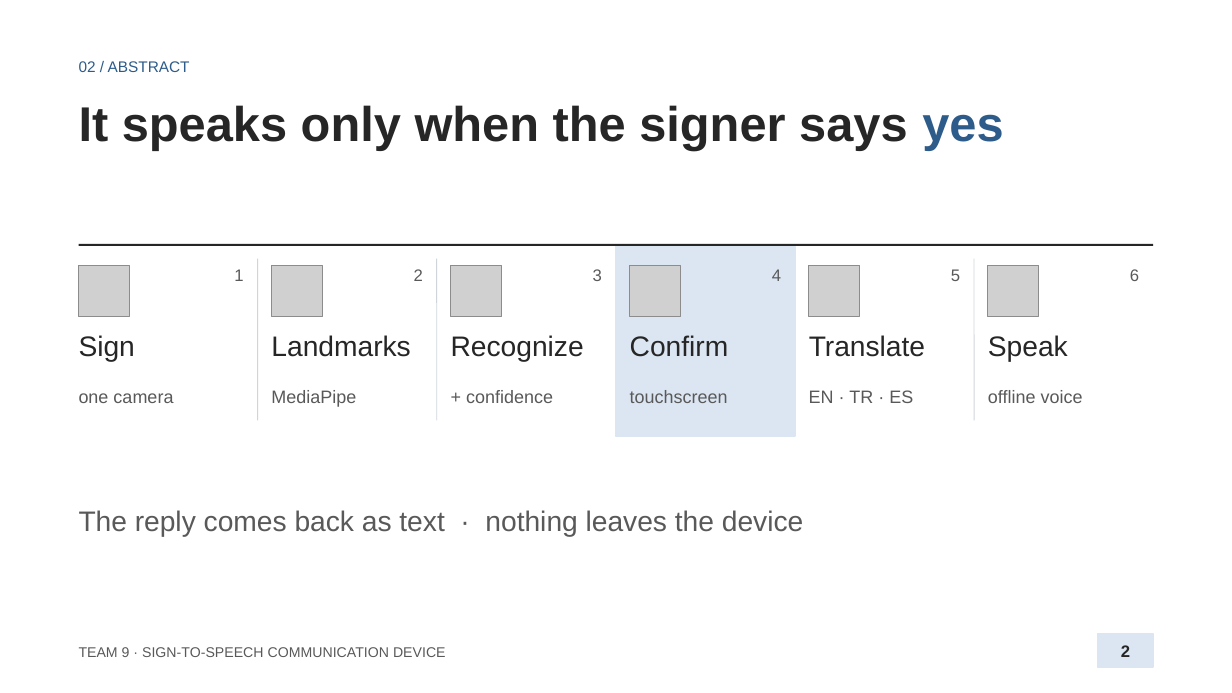
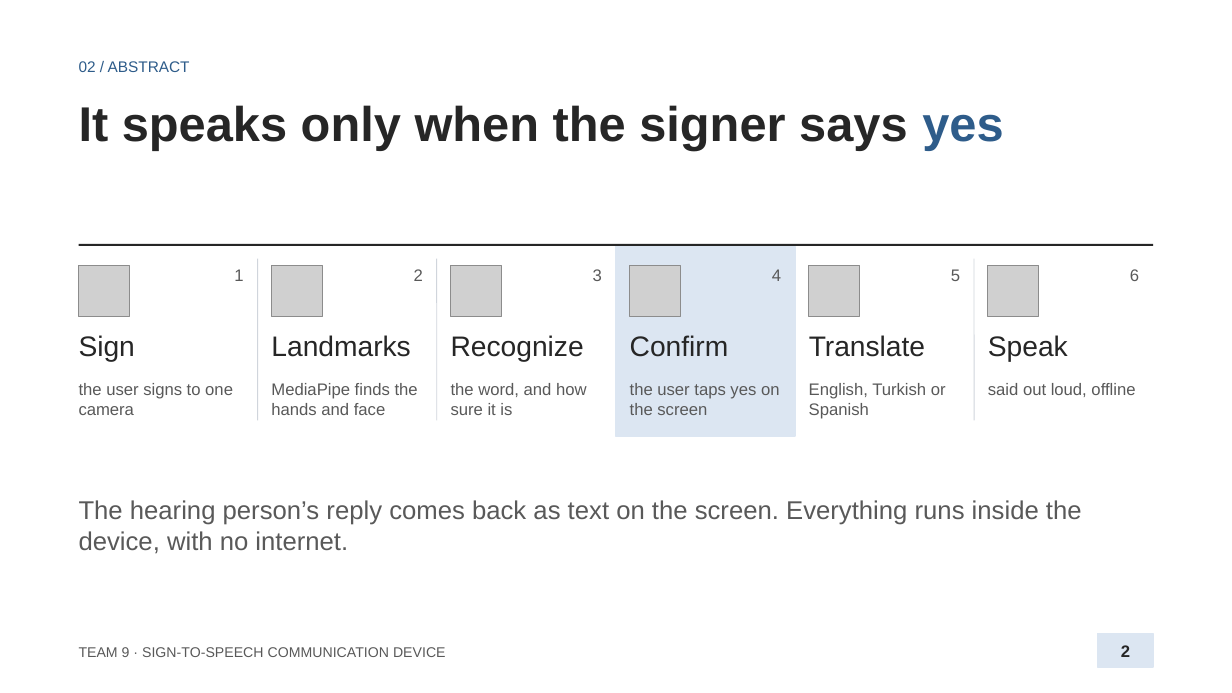
Before and after one commit to anxious956/Multilingual-Sign-to-Speech-Communication-Device, a slide deck: slide 2 of docs/presentation/Team9_Proposal_Presentation.pptx. Drawn at 1232x693 pixels with LibreOffice and Linux fonts; fonts in the diff are those of the drawing; grey boxes stand for pictures. Boxes give left, top, right and bottom in pixels: in the first picture for what was removed or moved away, otherwise in the second. Text is boxed around its words. In the diff, an @@ line names an element or a change of style, - is before the commit and + after.

```diff
--- a/docs/presentation/Team9_Proposal_Presentation.pptx
+++ b/docs/presentation/Team9_Proposal_Presentation.pptx
@@ text at [79,383,233,415]: text changed; size 14 to 13 pt @@
-one camera
+the user signs to one camera
@@ text at [271,383,418,415]: text changed; size 14 to 13 pt @@
-MediaPipe
+MediaPipe finds the hands and face
@@ text at [451,383,587,415]: text changed; size 14 to 13 pt @@
-+ confidence
+the word, and how sure it is
@@ text at [630,383,780,415]: text changed; size 14 to 13 pt @@
-touchscreen
+the user taps yes on the screen
@@ text at [809,383,946,419]: text changed; size 14 to 13 pt @@
-EN · TR · ES
+English, Turkish or Spanish
@@ text at [988,383,1135,397]: text changed; size 14 to 13 pt @@
-offline voice
+said out loud, offline
@@ text at [79,500,1082,553]: text changed; size 22 to 20 pt @@
-The reply comes back as text · nothing leaves the device
+The hearing person’s reply comes back as text on the screen. Everything runs inside the device, with no internet.
```
Also in this commit, not shown: 4 other slides changed, 1 other file.
